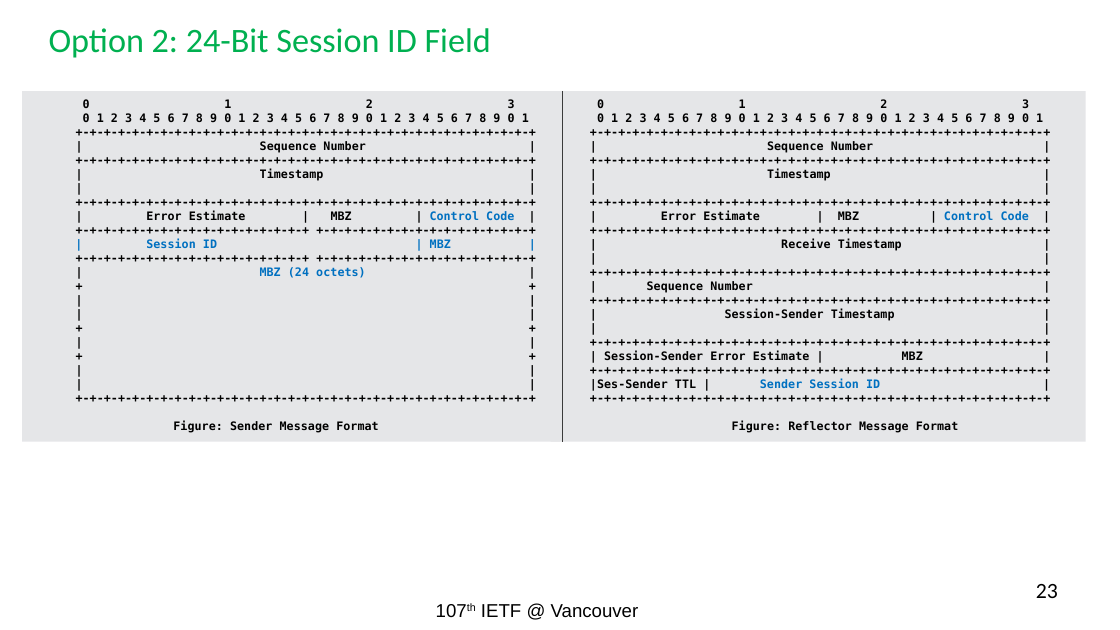
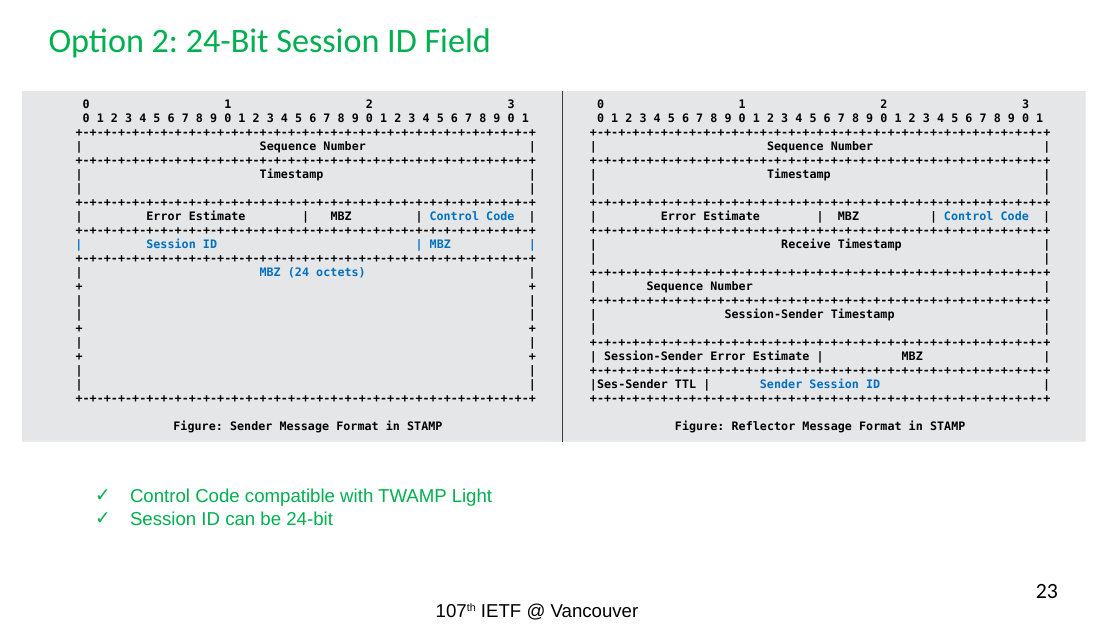
Before and after one commit to rakgandhi/ietf-slides, a slide deck: slide 23 of draft-gandhi-spring-twamp-srpm-07.pptx. Drawn at 1120x630 pixels with LibreOffice and Linux fonts; fonts in the diff are those of the drawing. Boxes give left, top, right and bottom in pixels: in the first picture for what was removed or moved away, otherwise in the second. Text is boxed around its words. In the diff, an @@ line names an element or a change of style, - is before the commit and + after.

```diff
--- a/draft-gandhi-spring-twamp-srpm-07.pptx
+++ b/draft-gandhi-spring-twamp-srpm-07.pptx
@@ text in rectangle at bbox=[22, 91, 560, 441]: text changed @@
-+-+-+-+-+-+-+-+-+-+-+-+-+-+-+-+-+ +-+-+-+-+-+-+-+-+-+-+-+-+-+-+-+
++-+-+-+-+-+-+-+-+-+-+-+-+-+-+-+-+-+-+-+-+-+-+-+-+-+-+-+-+-+-+-+-+
@@ text in rectangle at bbox=[22, 91, 560, 441]: text changed @@
-+-+-+-+-+-+-+-+-+-+-+-+-+-+-+-+-+ +-+-+-+-+-+-+-+-+-+-+-+-+-+-+-+
++-+-+-+-+-+-+-+-+-+-+-+-+-+-+-+-+-+-+-+-+-+-+-+-+-+-+-+-+-+-+-+-+
@@ text in rectangle at bbox=[173, 421, 442, 433]: text changed @@
-Figure: Sender Message Format
+Figure: Sender Message Format in STAMP
@@ text in rectangle at bbox=[675, 421, 965, 433]: text changed @@
-Figure: Reflector Message Format
+Figure: Reflector Message Format in STAMP
@@ text added at bbox=[130, 488, 492, 526], 12 pt, text #00B050 @@
+✓ Control Code compatible with TWAMP Light
+✓ Session ID can be 24-bit
```
Also in this commit, not shown: 3 other slides changed.
